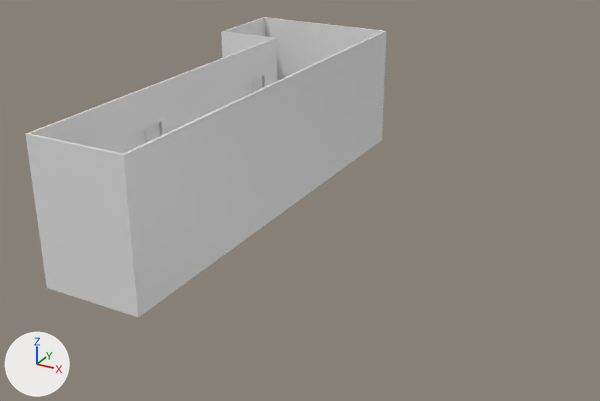
One commit to the glTF model assets/models/window/untitled.glb: the scene before it, then after it.
Before and after are seen from a 50 mm camera at (11.35, -18.62, 7.06) aimed at (3.68, -4.67, 0.09). Every picture has the same lights, and +X, +Y and +Z are marked at lower left. Where no turn or scale is listed for an object, it has been applied to the vertices. Vertices at the same position are counted once.

Names of what the first picture shows: '廊下'.
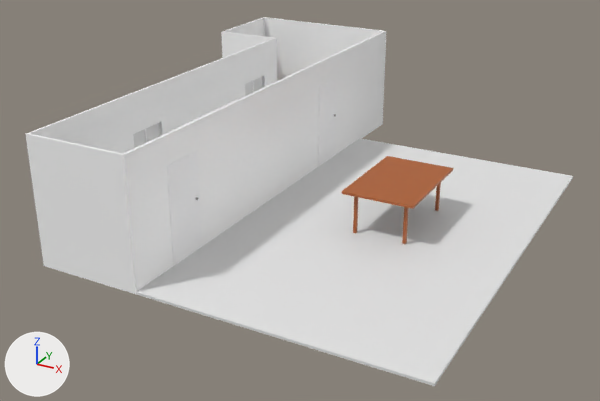
Changed parts and their boxes (x1, y1, x2, y2) in the pictures (600 x 401 px):
'廊下', recoloured, reshaped (8% shorter)
    before: (25, 17, 386, 317)
    after: (25, 17, 386, 294)
'間取り', added
    after: (136, 138, 573, 386)
'机', added (brown)
    after: (342, 156, 453, 244)
'書斎のドア', added
    after: (167, 150, 202, 266)
'リビングのドア', added
    after: (318, 77, 337, 167)
part 1 of me_cube, built on
    before: (44, 123, 383, 317)
    after: (44, 123, 383, 294)

Edits to the bpy script that builds the scene:
```text
Add img_部屋のドア:
    img_部屋のドア = load_image('部屋のドア', '_unpacked/_____', 1024, 1024, 'sRGB')
Change mat_material:
    mat_material.base_color: (0.8, 0.8, 0.8) -> (1.0, 1.0, 1.0)  # white #e7e7e7 -> white #ffffff
Add mat_マテリアル_004:
    mat_マテリアル_004 = principled_material('マテリアル.004')
    mat_マテリアル_004.base_color = (0.429, 0.117, 0.0267)  # brown #af602d
Add mat_マテリアル_002:
    mat_マテリアル_002 = principled_material('マテリアル.002')
    mat_マテリアル_002.base_color = (0.8, 0.8, 0.8)  # white #e7e7e7
Add mat_マテリアル_005:
    mat_マテリアル_005 = principled_material('マテリアル.005')
    mat_マテリアル_005.texture = img_部屋のドア
Add mat_マテリアル_001:
    mat_マテリアル_001 = principled_material('マテリアル.001')
    mat_マテリアル_001.texture = img_部屋のドア
Change me_cube:
    used by ob_廊下; location = (0.0, 0.0, 0.0)
    remove me_cube.from_pydata(...)  # 300 vertices, 590 faces; spans x -0.6..3.05, y -9.25..1.05, z -0.46..2.49
    add me_cube.from_pydata(...)  # 318 vertices, 615 faces; spans x -0.6..3.05, y -9.25..1.05, z -0.21..2.49
    me_cube part 1
    11 vertices are removed from x 0.95..3.0, y -3.05..1.05, z -0.46
    47 faces are deleted
    36 vertices in x 0.95..3.05, y -9.25..1.05, z -0.46 move by (0.0, 0.0, 0.45)
    8 vertices in x -0.6..-0.55, y -1.05..1.05, z -0.46 move by (0.0, 0.0, 0.25)
    1 vertex moves from x 0.95, y 1.05, z -0.46 to x 1.0, y 1.05, z -0.01
    7 vertices are added at x 0.95..3.0, y -1.05..1.0, z -0.21..-0.01
    5 new vertices lie (0.0, 0.0, -0.05) away from vertices in x 0.95..1.0, y -3.05..1.05, z 0.04
    6 new vertices lie (0.05, 0.0, 0.0) away from vertices in x 0.95..1.0, y -3.05..1.05, z -0.46..-0.01
    5 new vertices lie (0.0, 0.0, -0.2) away from vertices in x 0.95..1.05, y -1.05..1.05, z -0.46..-0.01
    6 new vertices lie (-0.05, 0.0, 0.0) away from vertices in x 1.0..3.05, y -1.05..1.05, z -0.46..-0.01
    72 new faces join them
Add me_立方体_005:
    me_立方体_005.from_pydata(...)  # 44 vertices, 76 faces; spans x -0.72..0.72, y -1.05..1.11, z -0.32..0.58
    me_立方体_005.materials.append(mat_マテリアル_004)  # brown #af602d
Add me_立方体_003:
    me_立方体_003.from_pydata(...)  # 12 vertices, 20 faces; spans x -0.4..4.9, y -8.45..0.4, z -0.4..-0.35
    me_立方体_003.materials.append(mat_マテリアル_002)  # white #e7e7e7
Add me_plane_005:
    me_plane_005.from_pydata(...)  # 200 vertices, 384 faces; spans x 0.06..0.2, y -0.44..0.44, z -1.49..0.43
    me_plane_005.materials.append(mat_マテリアル_005)  # picture img_部屋のドア
Add me_plane_003:
    me_plane_003.from_pydata(...)  # 200 vertices, 384 faces; spans x 0.06..0.2, y -0.44..0.44, z -1.49..0.43
    me_plane_003.materials.append(mat_マテリアル_001)  # picture img_部屋のドア
Add ob_机:
    ob_机 = bpy.data.objects.new('机', me_立方体_005)
    ob_机.location = (5.8, -4.55, 0.36)
Add ob_間取り:
    ob_間取り = bpy.data.objects.new('間取り', me_立方体_003)
    ob_間取り.location = (3.45, -0.8, 0.39)
Add ob_リビングのドア:
    ob_リビングのドア = bpy.data.objects.new('リビングのドア', me_plane_005)
    ob_リビングのドア.location = (2.89, -2.22, 1.52)
Add ob_書斎のドア:
    ob_書斎のドア = bpy.data.objects.new('書斎のドア', me_plane_003)
    ob_書斎のドア.location = (2.89, -7.77, 1.52)
```
